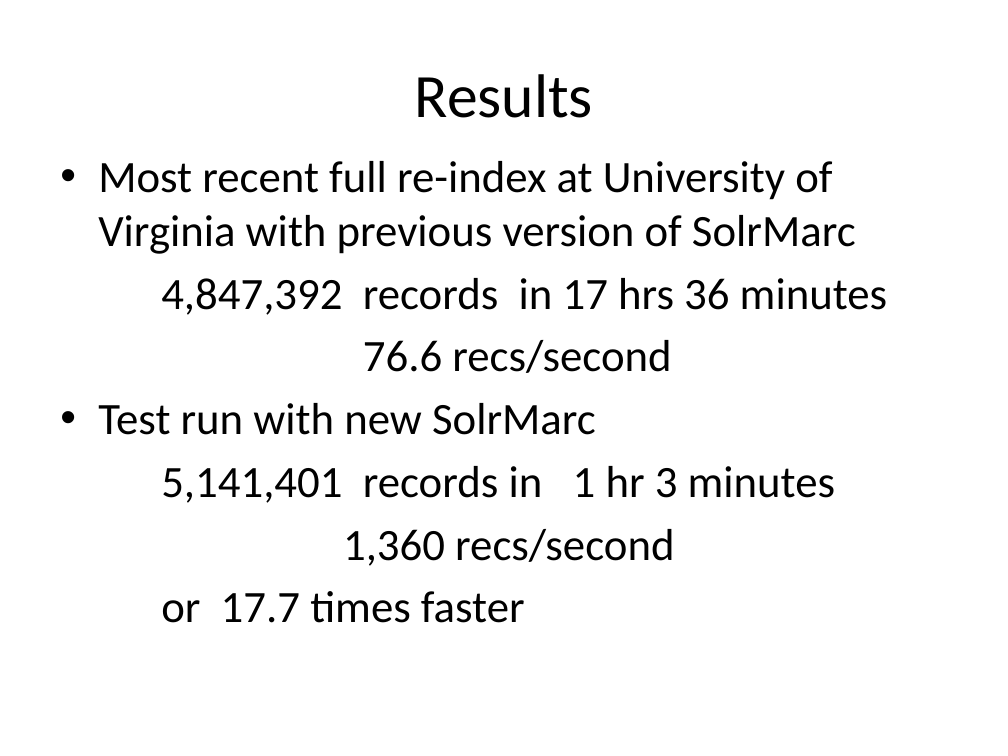
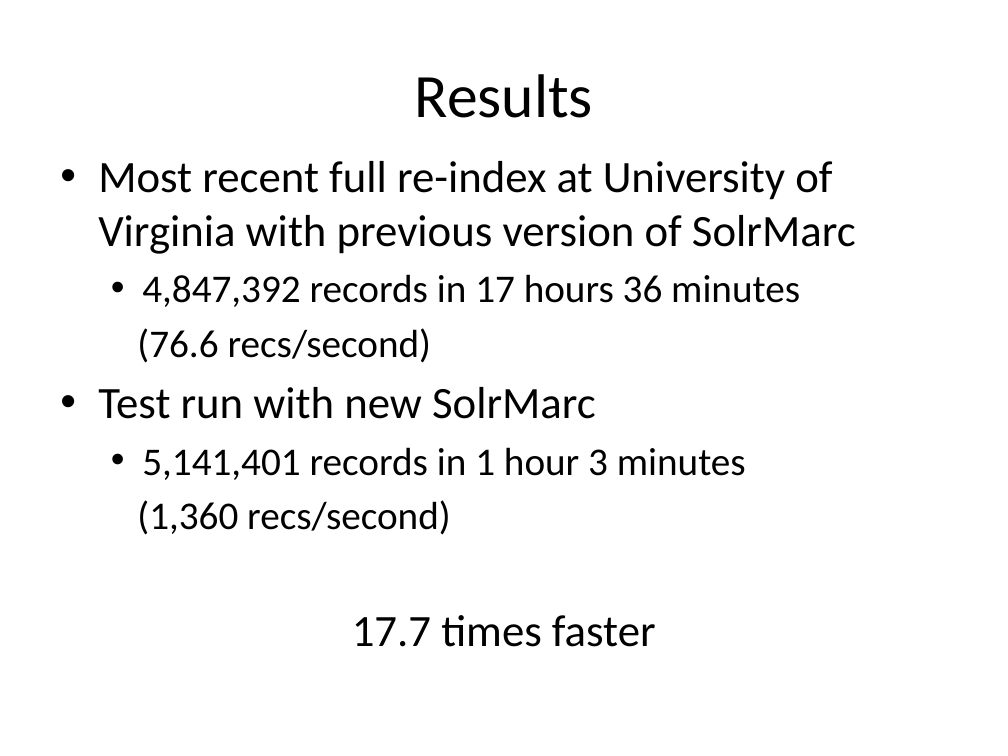
Before and after one commit to solrmarc/solrmarc, a slide deck: slide 18 of New Release of SolrMarc.pptx. Drawn at 1008x756 pixels with LibreOffice and Linux fonts; fonts in the diff are those of the drawing. Boxes give left, top, right and bottom in pixels: in the first picture for what was removed or moved away, otherwise in the second. Text is boxed around its words. In the diff, an @@ line names an element or a change of style, - is before the commit and + after.

```diff
--- a/New Release of SolrMarc.pptx
+++ b/New Release of SolrMarc.pptx
@@ background #E6E6D8 to #FFFFFF @@
@@ text at (137, 274, 800, 363): text changed; size 32 to 28 pt @@
-4,847,392 records in 17 hrs 36 minutes
-76.6 recs/second
+  • 4,847,392 records in 17 hours 36 minutes
+  (76.6 recs/second)
@@ text at (137, 447, 746, 647): text changed; size 32 to 28 pt @@
-5,141,401 records in 1 hr 3 minutes
-1,360 recs/second
-or 17.7 times faster
+  • 5,141,401 records in 1 hour 3 minutes
+  (1,360 recs/second)
+17.7 times faster
```
Also in this commit, not shown: 22 other slides changed.
